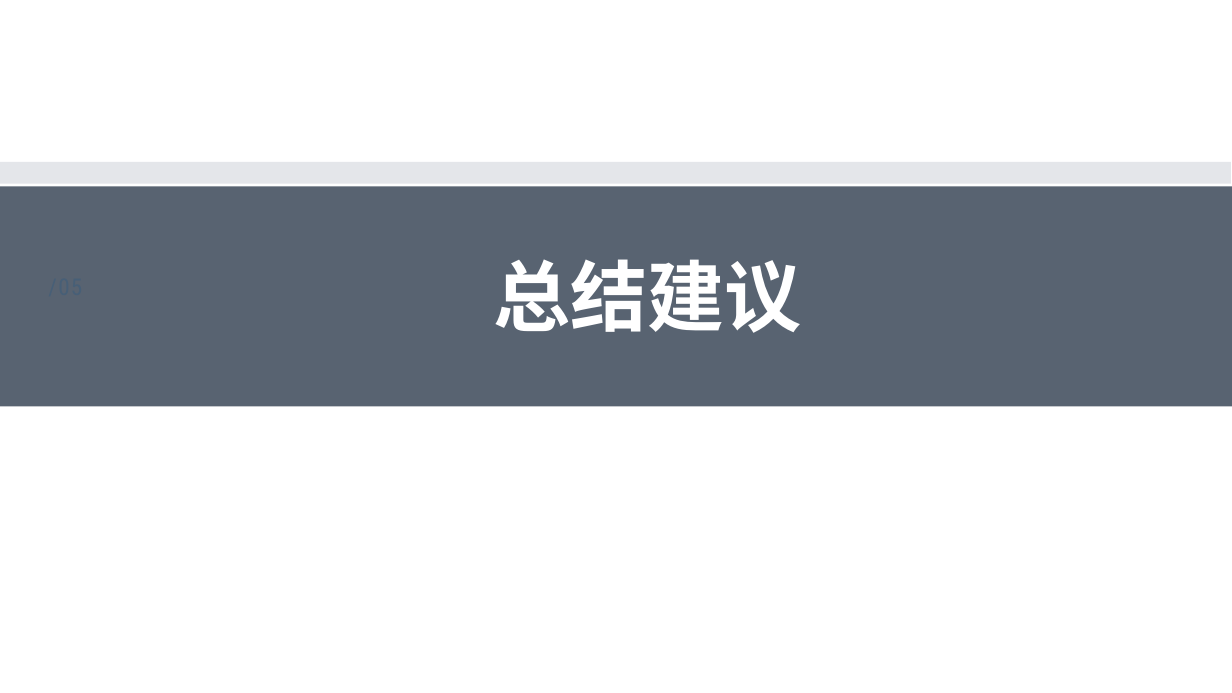
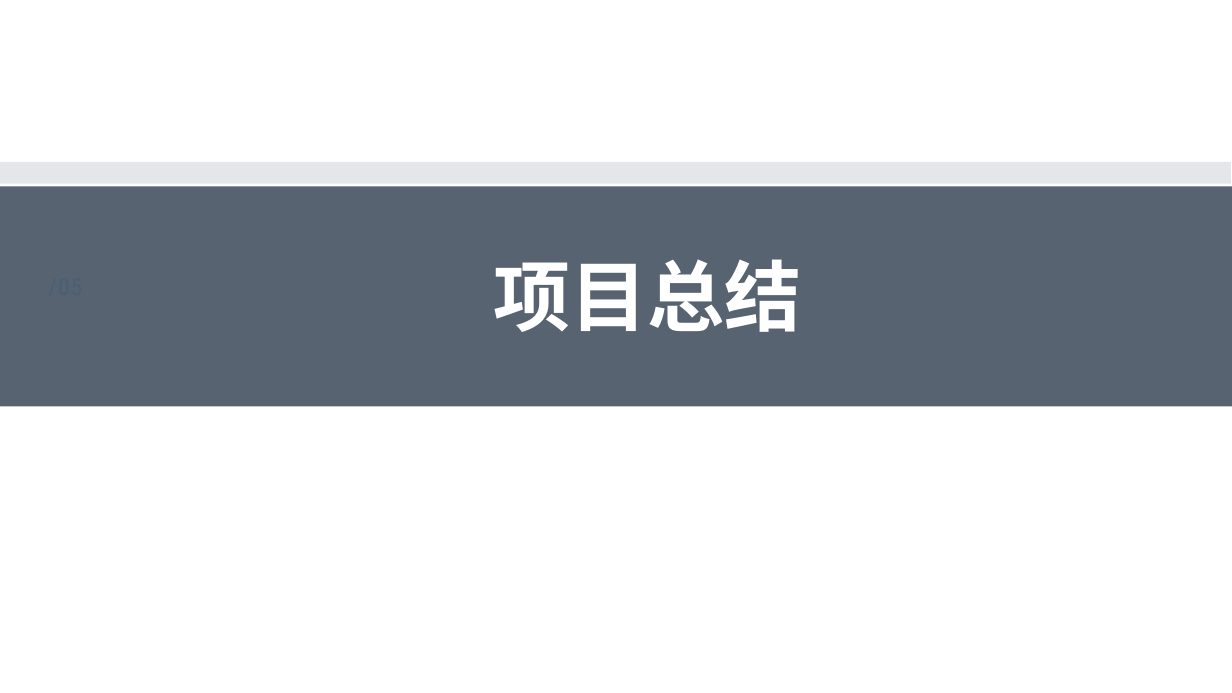
Before and after one commit to MSE-925/Sketch2codeTest, a slide deck: slide 26 of 现代软件工程最终(1).pptx (slide 16 before the commit). Drawn at 1232x693 pixels with LibreOffice and Linux fonts; fonts in the diff are those of the drawing; background and template pictures are left out. Boxes give left, top, right and bottom in pixels: in the first picture for what was removed or moved away, otherwise in the second. Text is boxed around its words. In the diff, an @@ line names an element or a change of style, - is before the commit and + after.

```diff
--- a/现代软件工程最终(1).pptx
+++ b/现代软件工程最终(1).pptx
@@ title at (493, 259, 801, 332): text changed @@
-总结建议
+项目总结
```
Also in this commit, not shown: 5 other slides changed, 22 slides added, 10 slides removed, 1 other file.
